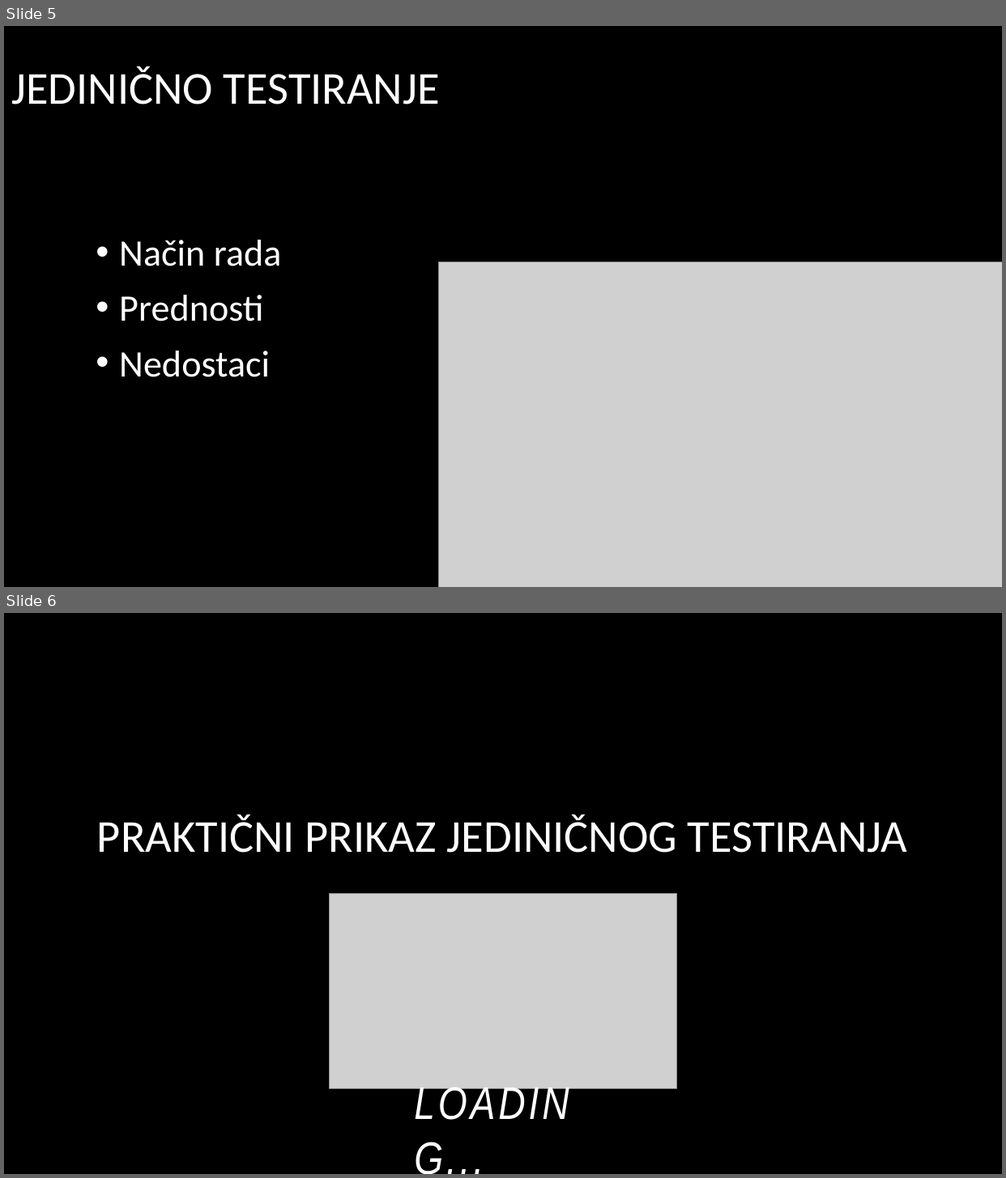
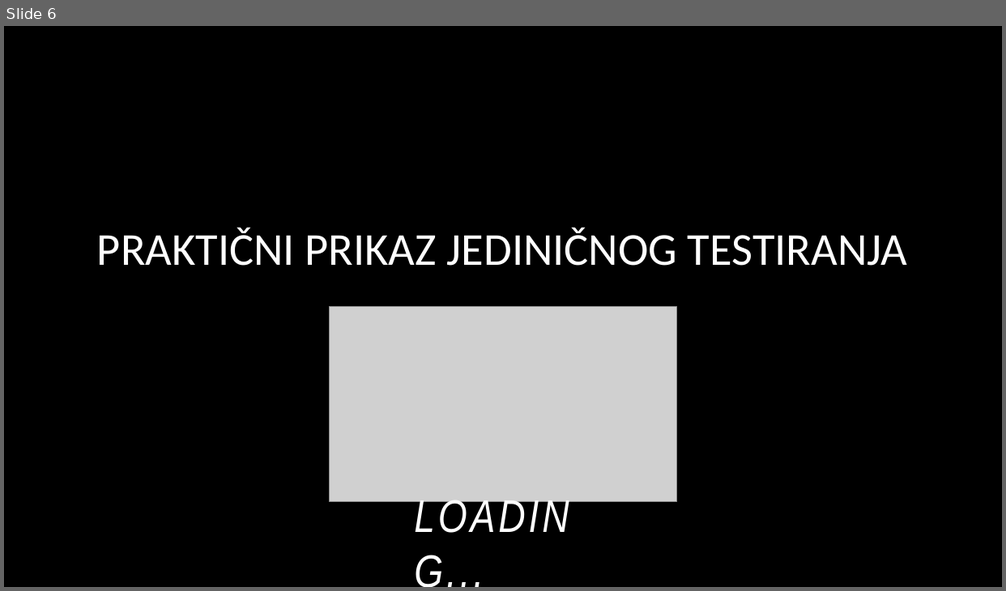
Before and after one commit to edin-3031/Diplomski_rad, a slide deck: Prezentacija/Dinamička verifikacija softvera - Prezentacija.pptx. Shown one above the other, each under a label of ours: slides 5 and 6 before the commit, slide 6 after it. The pictures are 1006x1178 and 1006x591 pixels, drawn with LibreOffice and Linux fonts; fonts in the diff are those of the drawing; grey boxes stand for pictures; background and template pictures are left out. Boxes give left, top, right and bottom in pixels: in the first picture for what was removed or moved away, otherwise in the second. Text is boxed around its words. In the diff, an @@ line names an element or a change of style, - is before the commit and + after.

```diff
--- a/Prezentacija/Dinamička verifikacija softvera - Prezentacija.pptx
+++ b/Prezentacija/Dinamička verifikacija softvera - Prezentacija.pptx
@@ slide 5 removed at bbox=[4, 26, 1002, 587], background picture (left out) @@
@@ title removed at bbox=[11, 66, 440, 105] @@
-JEDINIČNO TESTIRANJE
@@ text removed at bbox=[119, 240, 282, 378] @@
-• Način rada
-• Prednosti
-• Nedostaci
@@ picture removed at bbox=[439, 263, 1002, 587] @@
```
Also in this commit, not shown: 4 slides changed, 4 slides added, 2 other slides removed.
